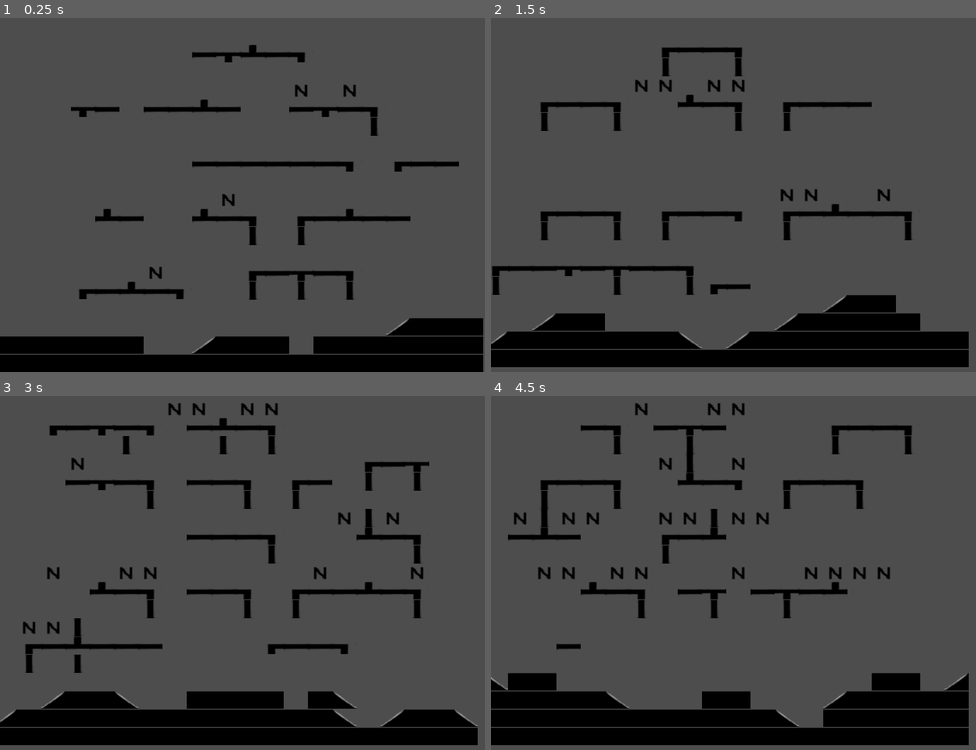
Above: before the commit, frames 1-4 (two rows, left to right).
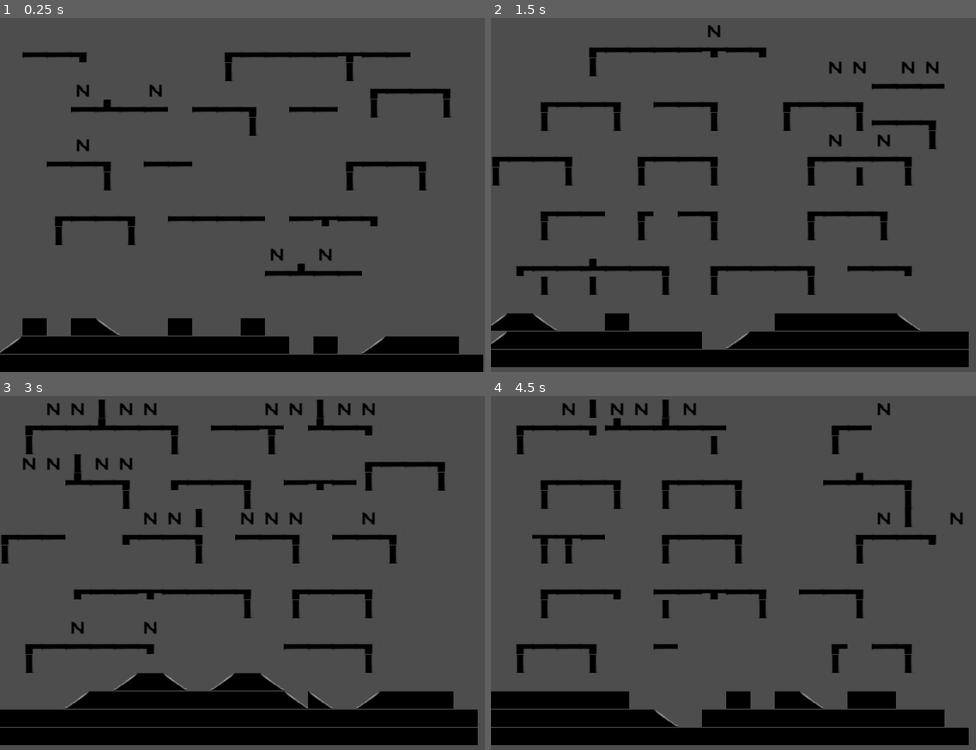
Above: after the commit, the same moments.

Repository: Deiuca/Platform-CA-Sincrono
Game: Godot game, scene res://progetto.tscn
The game is run twice, just before and just after one commit, with the same random seed, the same clock (stepped at 60 frames per second) and the same inputs.
Inputs:
- Up to frame 1 (0.25 s): no input
- Up to frame 2 (1.5 s): tap Enter at 0.5 s; hold R 0.53-1.28 s; tap Space at 1.25 s; tap I at 1.35 s
- Up to frame 3 (3 s): tap Enter at 2 s; hold R 2.03-2.78 s; tap Space at 2.75 s; tap I at 2.85 s
- Up to frame 4 (4.5 s): tap Enter at 3.5 s; hold R 3.53-4.28 s; tap Space at 4.25 s; tap I at 4.35 s

The runs differ from the first frame. In frame 1, 9.0% of the frame differs, in the area x 0-100%, y 7-95%; in frame 2, 8.9%; in frame 3, 10%; in frame 4, 10%, in the area x 0-99%, y 1-94%.

Commit message:
Corretto numerazione regole + Correzioni varie

Diff:
--- a/cella.gd
+++ b/cella.gd
@@ -39,7 +39,7 @@
 	#(1) Se tutti vicini sono ARIA % diventi platform
 	if (num_vicini_aria + num_vicini_allargati_aria) == 24 :
 		if( self.tipo == Init.tipi.ARIA ):
-			if determina_se_accade(3.0):
+			if determina_se_accade(10.0):
 				return Init.tipi.PLATFORM
 
 	#(2) Se Gsx G Gdx sono muro % diventi muro
@@ -54,14 +54,14 @@
 			return Init.tipi.ARIA
 
 	#(4) Se Dx è PIATTAFORMA e sotto e sopra è aria, diventa piattaforma
-	if are_cells_stato([4], Init.tipi.PLATFORM, true) and num_vicini_aria == 7 and not are_cells_stato([3], Init.tipi.EDGE_DOWN):
-		if(num_vicini_allargati_piattaforma < 4):
+	if are_cells_stato([4], Init.tipi.PLATFORM, true) and are_cells_stato([6, 1], Init.tipi.ARIA, true ) and not are_cells_stato([3], [Init.tipi.EDGE_DOWN, Init.tipi.VERTICALE]):
+		if not (are_cells_stato([0], [Init.tipi.PLATFORM, Init.tipi.PLATFORM_OBSTACLE, Init.tipi.PLATFORM_OBSTACLE_DOWN, Init.tipi.VERTICALE], true) or are_cells_stato([2], [Init.tipi.PLATFORM, Init.tipi.PLATFORM_OBSTACLE, Init.tipi.PLATFORM_OBSTACLE_DOWN, Init.tipi.VERTICALE], true)):
 			if determina_se_accade(20.0):
 				return Init.tipi.PLATFORM
 
 	#(5) Se Sx è PIATTAFORMA e sotto e sopra è aria, diventa % PLATFORM
-	if are_cells_stato([3], Init.tipi.PLATFORM, true) and num_vicini_aria == 7:
-		if(num_vicini_allargati_piattaforma < 4):
+	if are_cells_stato([3], Init.tipi.PLATFORM, true) and are_cells_stato([6, 1], Init.tipi.ARIA, true):
+		if not (are_cells_stato([0], [Init.tipi.PLATFORM, Init.tipi.PLATFORM_OBSTACLE, Init.tipi.PLATFORM_OBSTACLE_DOWN, Init.tipi.VERTICALE], true) or are_cells_stato([2], [Init.tipi.PLATFORM, Init.tipi.PLATFORM_OBSTACLE, Init.tipi.PLATFORM_OBSTACLE_DOWN, Init.tipi.VERTICALE], true)):
 			if determina_se_accade(20.0):
 				return Init.tipi.PLATFORM
 
@@ -71,13 +71,13 @@
 			if determina_se_accade(40.0):
 				return Init.tipi.EDGE_DOWN
 
-	#() Se VSx, Sx è platform & Dx aria, % diventa EDGE
+	#(7) Se VSx, Sx è platform & Dx aria, % diventa EDGE
 	if(are_cells_stato([4, 16], Init.tipi.PLATFORM, true) and are_cells_stato([1], Init.tipi.ARIA)):
 		if are_cells_stato([3], Init.tipi.ARIA):
 			if determina_se_accade(40.0):
 				return Init.tipi.EDGE_DOWN_SX
 
-	#(7) Se Sx Dx è platform, può diventare ostacolo. Ostacolo 50% Up 50% Down
+	#(8) Se Sx Dx è platform, può diventare ostacolo. Ostacolo 50% Up 50% Down
 	if(are_cells_stato([3,4], Init.tipi.PLATFORM, true)):
 		if determina_se_accade(45.0):
 			if determina_se_accade(50.0):
@@ -85,21 +85,21 @@
 			else:
 				return Init.tipi.PLATFORM_OBSTACLE_DOWN
 
-	#(8) Verticale se sopra PLATFORM_OBSTACLE_DOWN down e EDGE DOWN e sotto aria e lontano da platform
+	#(9) Verticale se sopra PLATFORM_OBSTACLE_DOWN down e EDGE DOWN e sotto aria e lontano da platform
 	#	 Se VG hs un PLATFORM_OBSTACLE EDGE_DOWN PLATFORM -> più probabile VER|TICAlE
 	if are_cells_stato([1], [Init.tipi.PLATFORM_OBSTACLE_DOWN, Init.tipi.EDGE_DOWN, Init.tipi.EDGE_DOWN_SX], true) and are_cells_stato([6], Init.tipi.ARIA):
 		if are_cells_stato([21], [Init.tipi.PLATFORM_OBSTACLE, Init.tipi.EDGE_DOWN, Init.tipi.EDGE_DOWN_SX, Init.tipi.PLATFORM]):
 			return Init.tipi.VERTICALE
 		else:
-			if determina_se_accade(40.0):
+			if determina_se_accade(60.0):
 				return Init.tipi.VERTICALE
 
-	#(9) Verticale se sotto PLATFORM_OBSTACLE
+	#(10) Verticale se sotto PLATFORM_OBSTACLE
 	if are_cells_stato([6], Init.tipi.PLATFORM_OBSTACLE, true):
-		if determina_se_accade(40.0):
+		if determina_se_accade(60.0):
 				return Init.tipi.VERTICALE
 
-	#(10) Se VSx o Sx o VDx o Dx -> % NEMICO
+	#(11) Se VSx o Sx o VDx o Dx -> % NEMICO
 	var cond1 = are_cells_stato([7], Init.tipi.PLATFORM_OBSTACLE, true)
 	var cond2 = are_cells_stato([17], Init.tipi.PLATFORM_OBSTACLE, true)
 	var cond3 = are_cells_stato([18], Init.tipi.PLATFORM_OBSTACLE, true)
@@ -109,17 +109,17 @@
 
 	#Regole x RAMPE MURO
 
-	#(11) Se Sx MURO; Dx ARIA; G MURO; GDx NON RAMPA
+	#(12) Se Sx MURO; Dx ARIA; G MURO; GDx NON RAMPA
 	if are_cells_stato([3], Init.tipi.MURO) and are_cells_stato([4], Init.tipi.ARIA) and are_cells_stato([6], Init.tipi.MURO, true) and  not are_cells_stato([7], Init.tipi.MURO_RAMPA_DOWN, true) :
 		if determina_se_accade(40.0):
 				return Init.tipi.MURO_RAMPA_DOWN
 
-	#(12) Se Dx MURO; Sx ARIA; S MURO; SSx NON MURO
+	#(13) Se Dx MURO; Sx ARIA; S MURO; SSx NON MURO
 	if are_cells_stato([4], Init.tipi.MURO) and are_cells_stato([3], Init.tipi.ARIA) and are_cells_stato([6], Init.tipi.MURO, true) and not are_cells_stato([5], Init.tipi.MURO_RAMPA_UP, true):
 		if determina_se_accade(40.0):
 				return Init.tipi.MURO_RAMPA_UP
 
-	#(13) Se Dx e SX MURO -> MURO
+	#(14) Se Dx e SX MURO -> MURO
 	if are_cells_stato([4], Init.tipi.MURO) and are_cells_stato([3], Init.tipi.MURO):
 		return Init.tipi.MURO
 
Not shown, changed: .DS_Store
